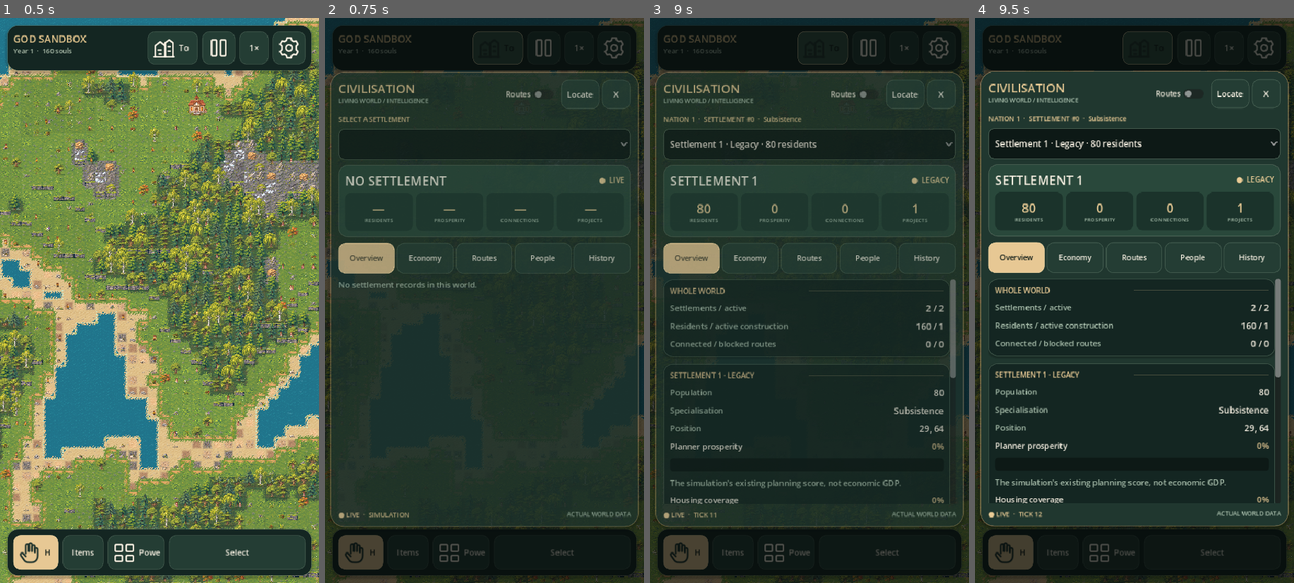
Above: before the commit, frames 1-4 (left to right).
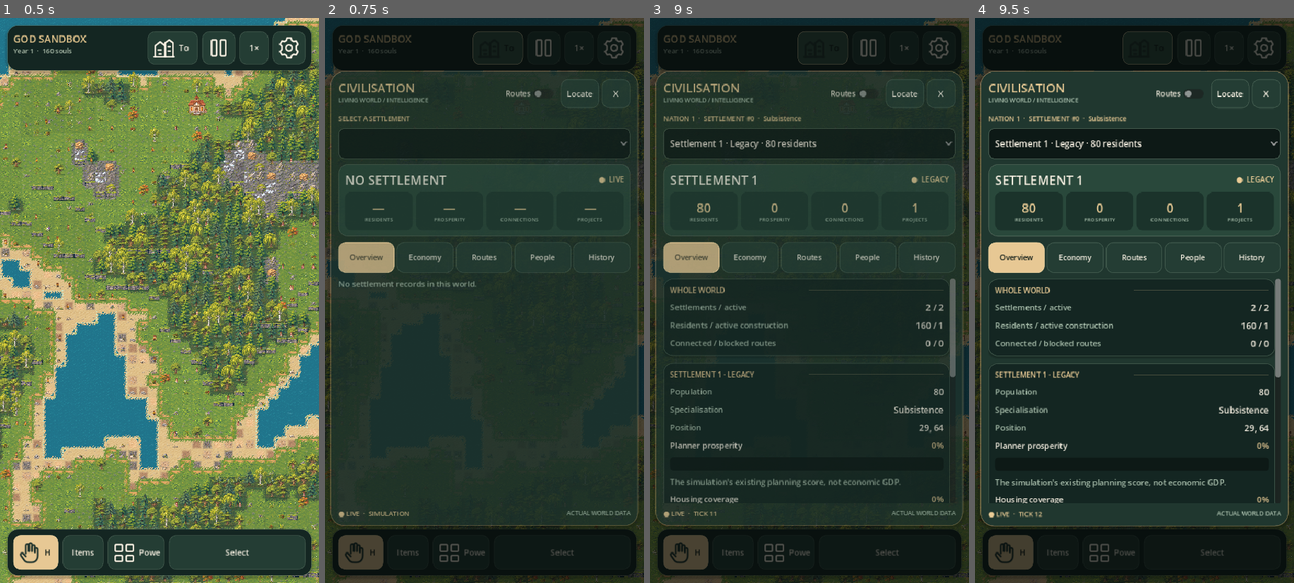
Above: after the commit, the same moments.

Repository: sebbbbrrrr/God-sandbox
Game: Godot game, scene res://scenes/world.tscn
Same seed, same stepped clock (60 frames per second), same inputs: the game is played once before the commit and once after it.
Inputs (mouse positions are in pixels of both pictures, inside the frame that each line leads up to):
- Up to frame 1 (0.5 s): no input
- Up to frame 2 (0.75 s): click "Towns" at 0.5 s
- Up to frame 3 (9 s): click (870, 46) at 1.27 s; click "1×" at 2 s; click "2×" at 2.75 s; click "4×" at 3.5 s; click (940, 46) at 4.27 s; click "Hand" at 5 s; click "Items" at 5.75 s; click "Powers" at 6.5 s; click "Select" at 7.25 s; click (905, 238) at 8.02 s; click "Towns" at 8.75 s
- Up to frame 4 (9.5 s): no input

Frame 1 is identical in both runs. In frame 2, 2.9% of the frame differs, in the area x 1-99%, y 9-91%; in frame 3, 5.4%; in frame 4, nothing differs.

Commit message:
fix(ui): inset-scale civilisation sheet within landscape and portrait safe bounds

Diff:
--- a/scripts/ui/civilisation_dashboard.gd
+++ b/scripts/ui/civilisation_dashboard.gd
@@ -351,14 +351,16 @@
         shade.modulate.a = 1.0
         sheet.scale = Vector2.ONE
         return
-    var target := sheet.position
+    # Inset scale never escapes the safe viewport, even during the first frame
+    # of an Android orientation change. A vertical slide overflowed landscape.
     shade.modulate.a = 0.0
     sheet.modulate.a = 0.0
-    sheet.position = target + Vector2(0, 30)
+    sheet.pivot_offset = sheet.size * 0.5
+    sheet.scale = Vector2(0.96, 0.96)
     panel_tween = create_tween().set_parallel(true)
     panel_tween.tween_property(shade, "modulate:a", 1.0, 0.19)
     panel_tween.tween_property(sheet, "modulate:a", 1.0, 0.26)
-    panel_tween.tween_property(sheet, "position", target, 0.33).set_trans(Tween.TRANS_QUART).set_ease(Tween.EASE_OUT)
+    panel_tween.tween_property(sheet, "scale", Vector2.ONE, 0.30).set_trans(Tween.TRANS_QUART).set_ease(Tween.EASE_OUT)
 
 
 func close() -> void:
